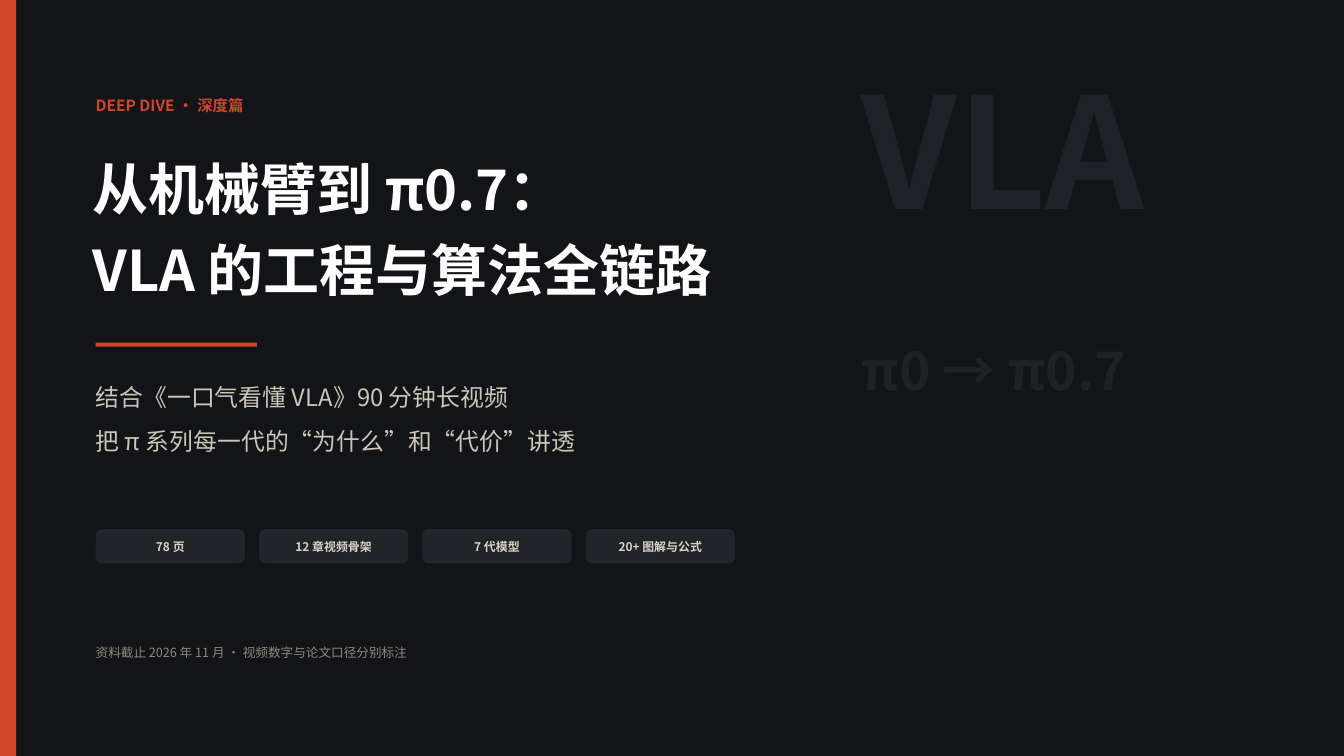
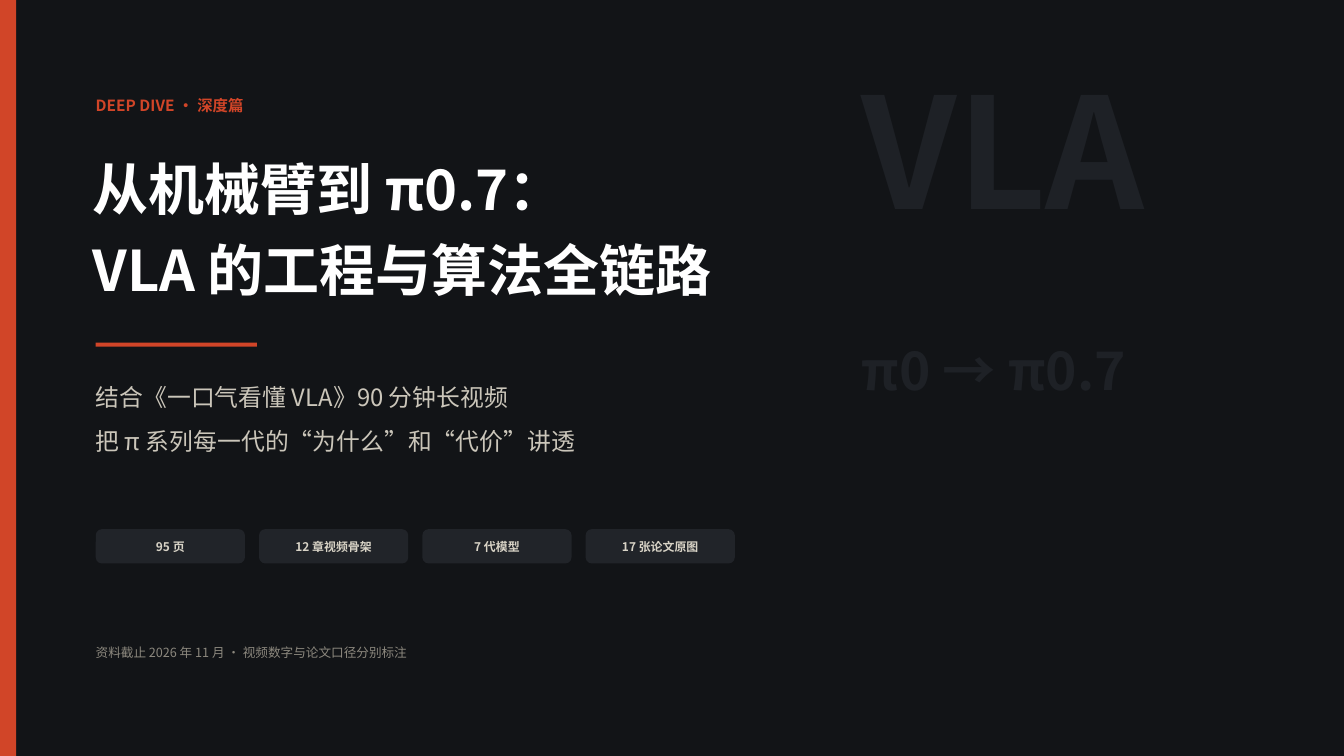
Before and after one commit to binbinao/ai-ppt-hub, a slide deck: slide 1 of decks/vla-pi-deep-dive/VLA与pi系列模型深度解析.pptx. Drawn at 1344x756 pixels with LibreOffice and Linux fonts; fonts in the diff are those of the drawing. Boxes give left, top, right and bottom in pixels: in the first picture for what was removed or moved away, otherwise in the second. Text is boxed around its words. In the diff, an @@ line names an element or a change of style, - is before the commit and + after.

```diff
--- a/decks/vla-pi-deep-dive/VLA与pi系列模型深度解析.pptx
+++ b/decks/vla-pi-deep-dive/VLA与pi系列模型深度解析.pptx
@@ text in rounded rectangle at [156,541,185,552]: text changed @@
-78 页
+95 页
@@ text in rounded rectangle at [622,541,699,552]: text changed @@
-20+ 图解与公式
+17 张论文原图
```
Also in this commit, not shown: 68 other slides changed, 17 slides added, 4 other files.
